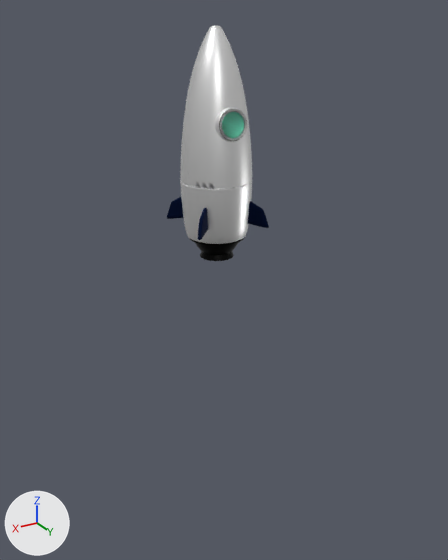
The glTF model public/scenes3d/rocket/rocket.glb, before and after one commit.
Before and after are seen from a camera (50 mm lens) standing at (7.3, 12.52, 4.13) and looking at (-0.06, 0.25, -2.01). The axes (+X, +Y, +Z) are drawn at lower left. The lights are the same throughout. Where no turn or scale is listed for an object, it has been applied to the vertices. Vertices at the same position are counted once.

Objects in the first picture: 'Rocket body', 'Rocket fin', 'Rocket window', 'Rocket window glass'.
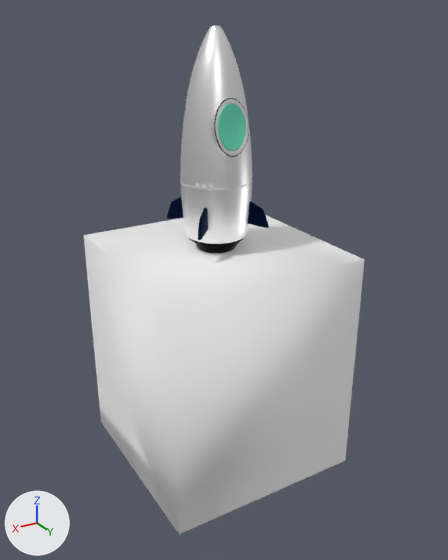
Commit message: Rocket model window changes

What changed in the scene script:
```text
Add mat_material_004:
    mat_material_004 = principled_material('Material.004')
    mat_material_004.base_color = (1.0, 1.0, 1.0)  # white #ffffff
    mat_material_004.metallic = 1.0
    mat_material_004.roughness = 1.0
Change me_cylinder_001:
    used by ob_rocket_window; parent = ob_rocket_transform; location = (0.0, 0.729, 1.884); rotation_euler = (-0.0174, 0.0, 0.0), in degrees (-1, 0, 0)
    remove me_cylinder_001.from_pydata(...)  # 352 vertices, 670 faces; spans x -0.361..0.361, y -0.169..0.136, z -0.373..0.364
    add me_cylinder_001.from_pydata(...)  # 352 vertices, 606 faces; spans x -0.126..0.126, y -0.027..0.056, z -0.13..0.12
    me_cylinder_001 part 1: 352 vertices removed from x -0.361..0.361, y -0.169..0.136, z -0.373..0.364; 352 vertices added at x -0.126..0.126, y -0.027..0.056, z -0.13..0.12
Add me_cube_003:
    me_cube_003.from_pydata(...)  # a box spanning x -2.54..2.54, y -2.54..2.54, z -2.94..2.94
    me_cube_003.materials.append(mat_material_004)  # white #ffffff
Change ob_rocket_window:
    ob_rocket_window.location: (0.0, 0.729, 1.884) -> (0.0, 0.725, 1.832)
    ob_rocket_window.rotation_euler: (-0.0174, 0.0, 0.0) -> (-2.894, 0.0, 0.0)  # degrees (-1, 0, 0) -> degrees (-166, 0, 0)
    ob_rocket_window.scale: (1.0, 1.0, 1.0) -> (3.62, 3.91, 5.32)
Remove ob_rocket_window_glass:
    ob_rocket_window_glass = bpy.data.objects.new('Rocket window glass', me_cylinder_004)
    ob_rocket_window_glass.location = (0.04, 0.84, 1.89)
Add ob_exhaust_domain:
    ob_exhaust_domain = bpy.data.objects.new('Exhaust Domain', me_cube_003)
    ob_exhaust_domain.location = (0.0, 0.0, -4.13)
```

Changed parts and their boxes (x1, y1, x2, y2) in the pictures (448 x 560 px):
'Exhaust Domain', added: after (84, 215, 364, 534)
'Rocket window', reshaped, moved, turned, rescaled: before (215, 108, 247, 142); after (210, 97, 249, 157)
'Rocket window glass', deleted: before (220, 109, 247, 141)
